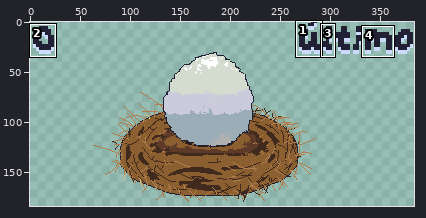
File history of a pixel-art file, src/animação/AnimaçãoOvo.aseprite. The picture above shows the old version from afar; the outline marks the close-up.
Close-up. First the earlier version:
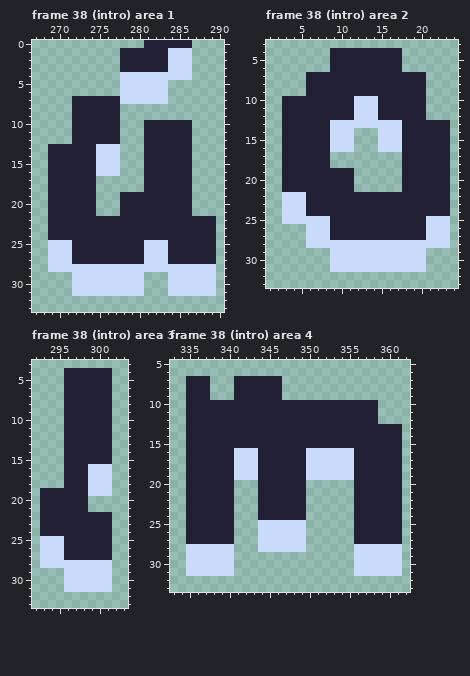
384x208 pixels, 45 frames. Shown: frame 38 (intro) area 1: x 267..290, y 0..33; frame 38 (intro) area 2: x 1..24, y 3..33; frame 38 (intro) area 3: x 292..303, y 3..33; frame 38 (intro) area 4: x 333..362, y 5..33. The wide view leaves out empty margins. The commit also changed other frames or places, which this record leaves out.
After the commit:
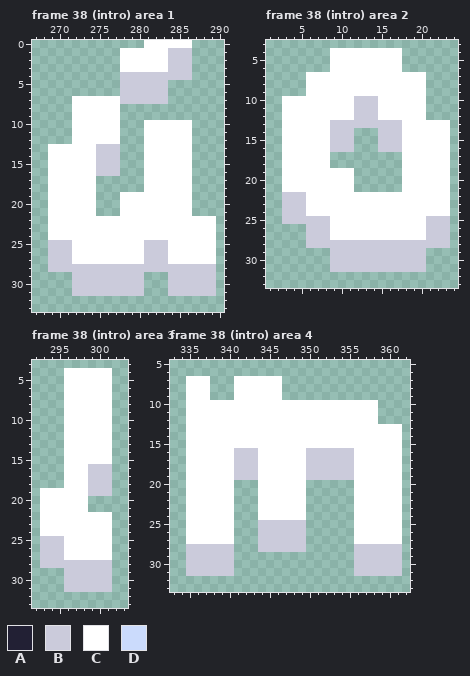
Palette (. is transparent): A #222034  B #cbcbdb  C #ffffff  D #cbdbfc
Change:
Frame 38 (intro) area 1, layer "Texto":
y 0: x 281..286 AAAAAA -> CCCCCC
y 1..3: x 278..286 AAAAAADDD -> CCCCCCBBB
y 4: x 278..286 DDDDDDDDD -> BBBBBBBBB
y 5..6: x 278..283 DDDDDD -> BBBBBB
y 7: x 272..283 AAAAAADDDDDD -> CCCCCCBBBBBB
y 8..9: x 272..277 AAAAAA -> CCCCCC
y 10..12: x 272..277 AAAAAA -> CCCCCC; x 281..286 AAAAAA -> CCCCCC
y 13..16: x 269..277 AAAAAADDD -> CCCCCCBBB; x 281..286 AAAAAA -> CCCCCC
y 17..18: x 269..274 AAAAAA -> CCCCCC; x 281..286 AAAAAA -> CCCCCC
y 19..21: x 269..274 AAAAAA -> CCCCCC; x 278..286 AAAAAAAAA -> CCCCCCCCC
y 22..24: x 269..289 AAAAAAAAAAAAAAAAAAAAA -> CCCCCCCCCCCCCCCCCCCCC
y 25..27: x 269..289 DDDAAAAAAAAADDDAAAAAA -> BBBCCCCCCCCCBBBCCCCCC
y 28: x 269..289 DDDDDDDDDDDDDDDDDDDDD -> BBBBBBBBBBBBBBBBBBBBB
y 29..31: x 272..280 DDDDDDDDD -> BBBBBBBBB; x 284..289 DDDDDD -> BBBBBB
Frame 38 (intro) area 2, layer "Texto":
y 4..6: x 9..17 AAAAAAAAA -> CCCCCCCCC
y 7..9: x 6..20 AAAAAAAAAAAAAAA -> CCCCCCCCCCCCCCC
y 10..12: x 3..20 AAAAAAAAADDDAAAAAA -> CCCCCCCCCBBBCCCCCC
y 13: x 3..23 AAAAAADDDDDDDDDAAAAAA -> CCCCCCBBBBBBBBBCCCCCC
y 14..16: x 3..11 AAAAAADDD -> CCCCCCBBB; x 15..23 DDDAAAAAA -> BBBCCCCCC
y 17..18: x 3..8 AAAAAA -> CCCCCC; x 18..23 AAAAAA -> CCCCCC
y 19..21: x 3..11 AAAAAAAAA -> CCCCCCCCC; x 18..23 AAAAAA -> CCCCCC
y 22..24: x 3..23 DDDAAAAAAAAAAAAAAAAAA -> BBBCCCCCCCCCCCCCCCCCC
y 25: x 3..23 DDDDDDAAAAAAAAAAAADDD -> BBBBBBCCCCCCCCCCCCBBB
y 26..27: x 6..23 DDDAAAAAAAAAAAADDD -> BBBCCCCCCCCCCCCBBB
y 28: x 6..23 DDDDDDDDDDDDDDDDDD -> BBBBBBBBBBBBBBBBBB
y 29..31: x 9..20 DDDDDDDDDDDD -> BBBBBBBBBBBB
Frame 38 (intro) area 3, layer "Texto":
y 4..15: x 296..301 AAAAAA -> CCCCCC
y 16..18: x 296..301 AAADDD -> CCCBBB
y 19: x 293..301 AAAAAADDD -> CCCCCCBBB
y 20..21: x 293..298 AAAAAA -> CCCCCC
y 22..24: x 293..301 AAAAAAAAA -> CCCCCCCCC
y 25..27: x 293..301 DDDAAAAAA -> BBBCCCCCC
y 28: x 293..301 DDDDDDDDD -> BBBBBBBBB
y 29..31: x 296..301 DDDDDD -> BBBBBB
Frame 38 (intro) area 4, layer "Texto":
y 7..9: x 335..337 AAA -> CCC; x 341..346 AAAAAA -> CCCCCC
y 10..12: x 335..358 AAAAAAAAAAAAAAAAAAAAAAAA -> CCCCCCCCCCCCCCCCCCCCCCCC
y 13..15: x 335..361 AAAAAAAAAAAAAAAAAAAAAAAAAAA -> CCCCCCCCCCCCCCCCCCCCCCCCCCC
y 16..19: x 335..361 AAAAAADDDAAAAAADDDDDDAAAAAA -> CCCCCCBBBCCCCCCBBBBBBCCCCCC
y 20..24: x 335..340 AAAAAA -> CCCCCC; x 344..349 AAAAAA -> CCCCCC; x 356..361 AAAAAA -> CCCCCC
y 25..27: x 335..340 AAAAAA -> CCCCCC; x 344..349 DDDDDD -> BBBBBB; x 356..361 AAAAAA -> CCCCCC
y 28: x 335..340 DDDDDD -> BBBBBB; x 344..349 DDDDDD -> BBBBBB; x 356..361 DDDDDD -> BBBBBB
y 29..31: x 335..340 DDDDDD -> BBBBBB; x 356..361 DDDDDD -> BBBBBB
Where, in picture pixels (left, top, right, bottom), the same in both close-ups:
changed: (48, 40, 216, 296)
changed: (282, 48, 450, 272)
changed: (40, 368, 112, 592)
changed: (186, 376, 402, 576)
